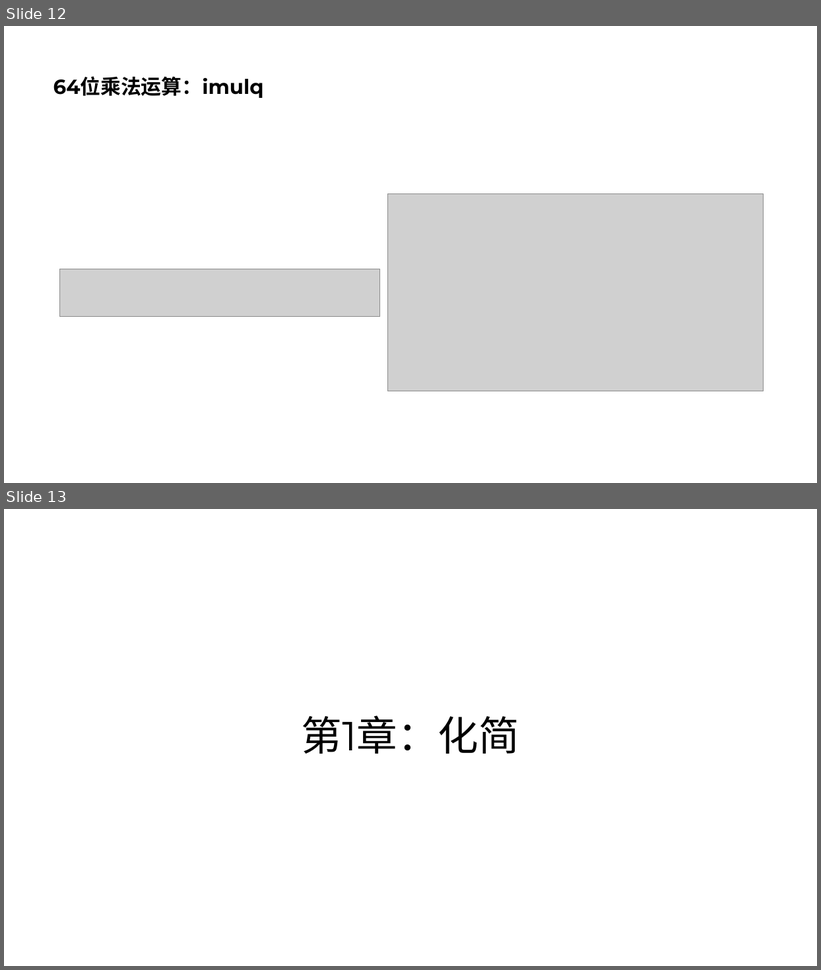
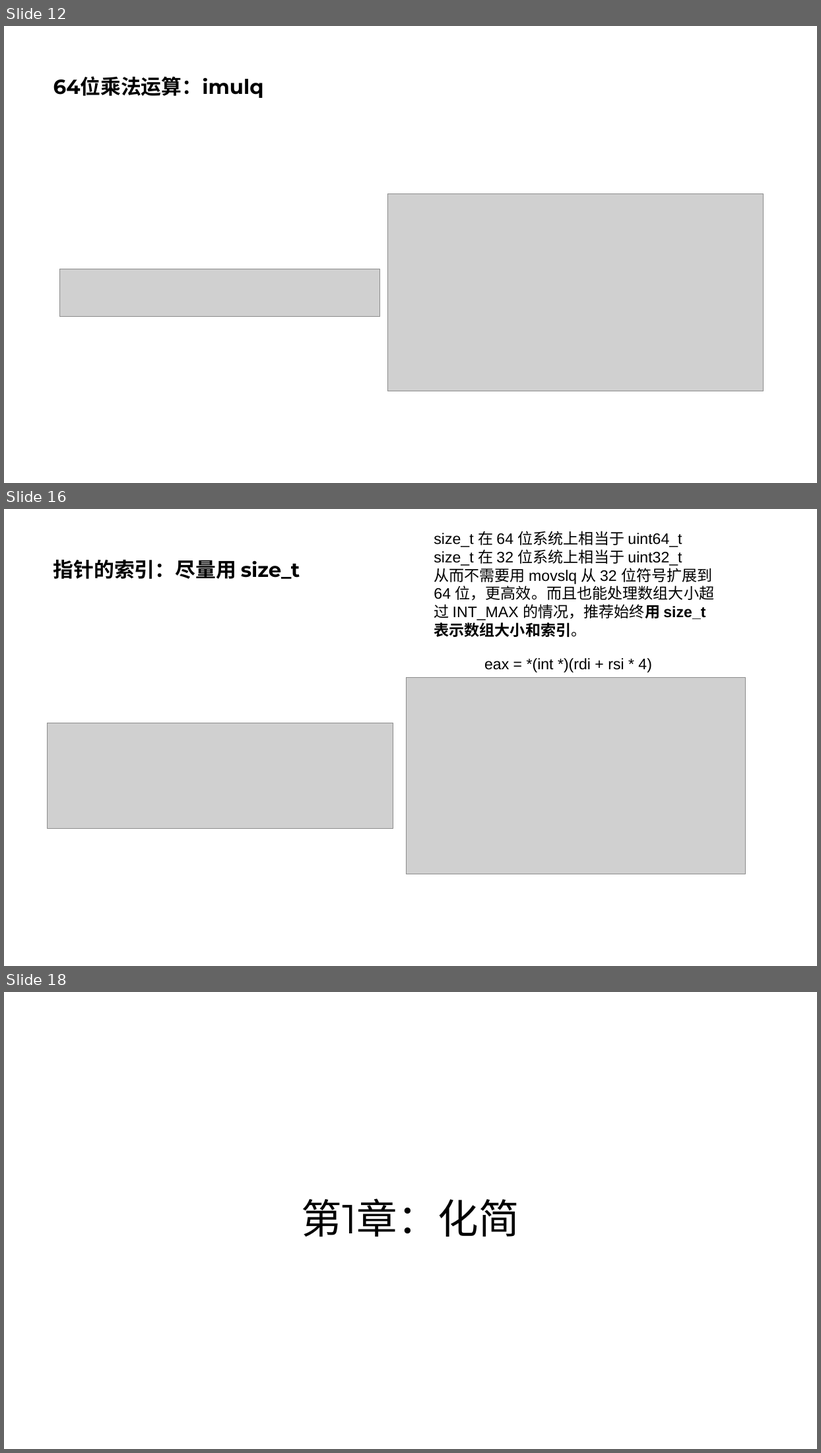
Before and after one commit to parallel101/course, a slide deck: 04/slides.pptx. Shown one above the other, each under a label of ours: slides 12 and 13 before the commit, slides 12, 16 and 18 after it; the slides between them are not shown. The pictures are 821x970 and 821x1453 pixels, drawn with LibreOffice and Linux fonts; fonts in the diff are those of the drawing; grey boxes stand for pictures. Boxes give left, top, right and bottom in pixels: in the first picture for what was removed or moved away, otherwise in the second. Text is boxed around its words. In the diff, an @@ line names an element or a change of style, - is before the commit and + after.

```diff
--- a/04/slides.pptx
+++ b/04/slides.pptx
@@ slide 16 added at (4,509,817,966), background #FFFFFF @@
@@ text added at (434,531,715,637), 18 pt, text #000000 @@
+size_t 在 64 位系统上相当于 uint64_t
+size_t 在 32 位系统上相当于 uint32_t
+从而不需要用 movslq 从 32 位符号扩展到 64 位，更高效。而且也能处理数组大小超过 INT_MAX 的情况，推荐始终用 size_t 表示数组大小和索引。
@@ title added at (54,559,300,579), 24 pt, text #000000, bold @@
+指针的索引：尽量用 size_t
@@ text added at (484,658,652,673), 18 pt, text #000000 @@
+eax = *(int *)(rdi + rsi * 4)
@@ picture added at (406,677,745,875) @@
@@ picture added at (47,723,393,828) @@
@@ what was slide 13 is now slide 18 @@
```
Also in this commit, not shown: 1 slide changed, 11 other slides added, 31 other files.
